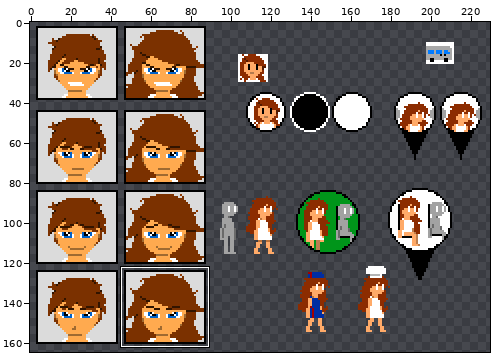
Two versions of one pixel-art file, Assets/_IMG/MyNameIsBunnyBunny.ase. The first picture is a wide view before the edit; the outline marks the close-up.
Close-up. As it was:
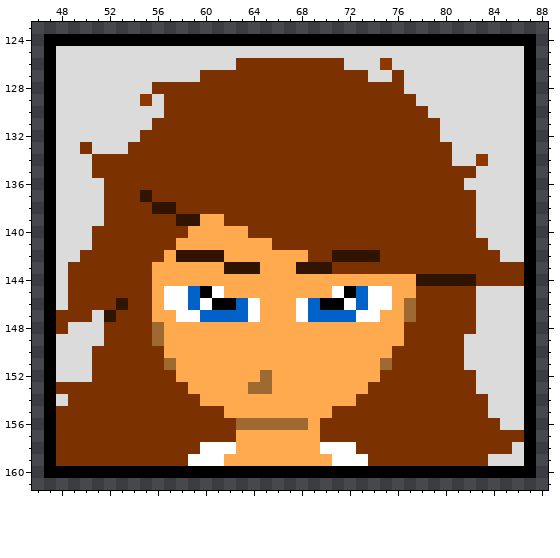
256x256 pixels, 1 frame. Shown: x 46..88, y 123..161. The wide view leaves out empty margins. The commit also changed other parts of the picture, which this record leaves out.
After the commit:
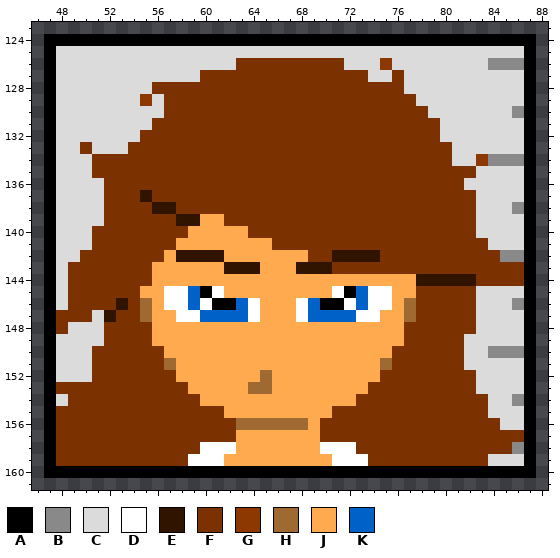
Palette (. is transparent): A #000000  B #898989  C #dbdbdb  D #ffffff  E #311400  F #7b3100  G #8d3800  H #9f6a31  J #ffaa4f  K #0061c9
Difference:
{"y":126,"x":84,"old":"CCC","new":"BBB"}
{"y":130,"x":86,"old":"C","new":"B"}
{"y":134,"x":84,"old":"CCC","new":"BBB"}
{"y":138,"x":86,"old":"C","new":"B"}
{"y":142,"x":85,"old":"CC","new":"BB"}
{"y":145,"x":55,"old":"F","new":"J"}
{"y":146,"x":55,"old":"F","new":"H"}
{"y":146,"x":86,"old":"C","new":"B"}
{"y":147,"x":55,"old":"F","new":"H"}
{"y":148,"x":56,"old":"H","new":"J"}
{"y":149,"x":56,"old":"H","new":"J"}
{"y":150,"x":84,"old":"CCC","new":"BBB"}
{"y":154,"x":86,"old":"C","new":"B"}
{"y":158,"x":86,"old":"C","new":"B"}
{"label":"changed","picture_box":[488,58,524,166]}
{"label":"changed","picture_box":[500,202,524,310]}
{"label":"changed","picture_box":[140,286,164,346]}
{"label":"changed","picture_box":[488,346,524,454]}
